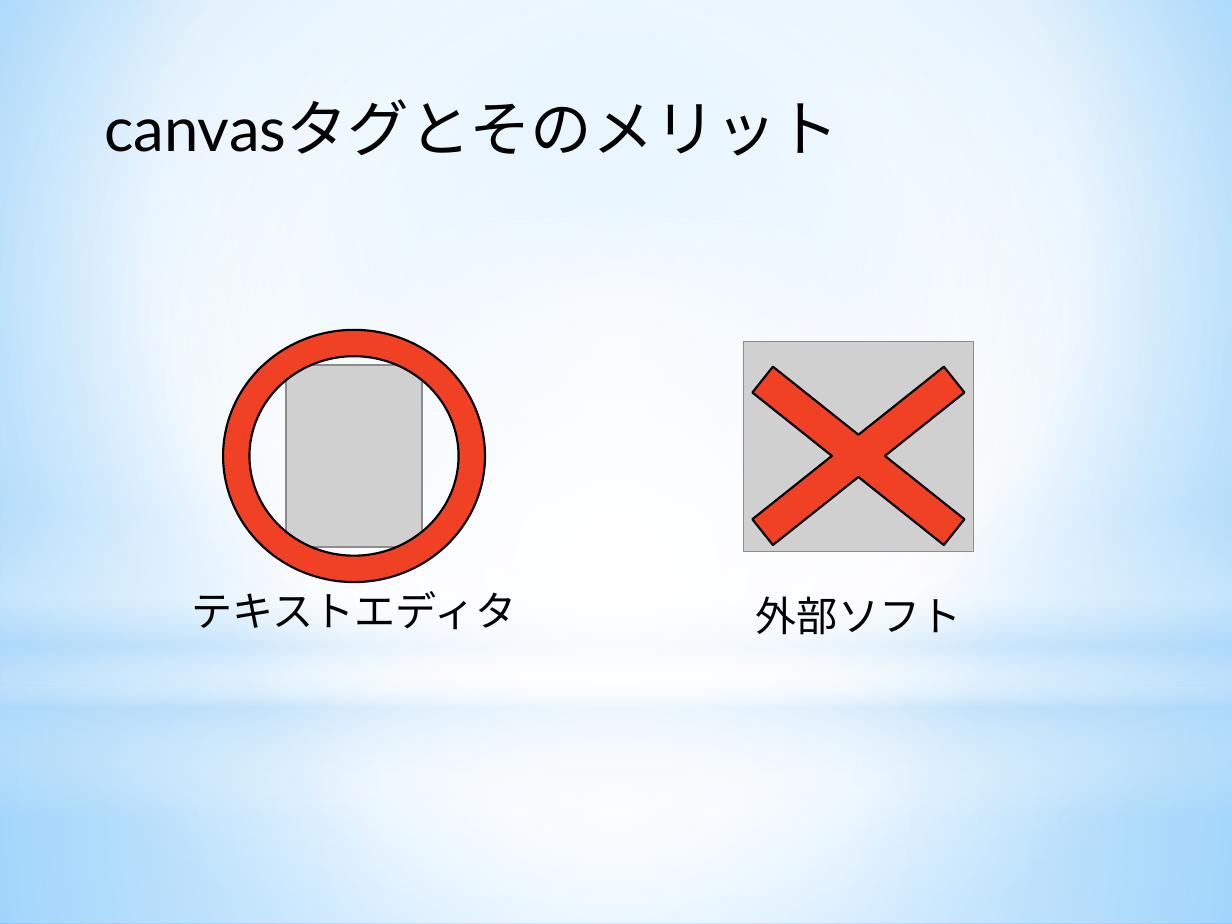
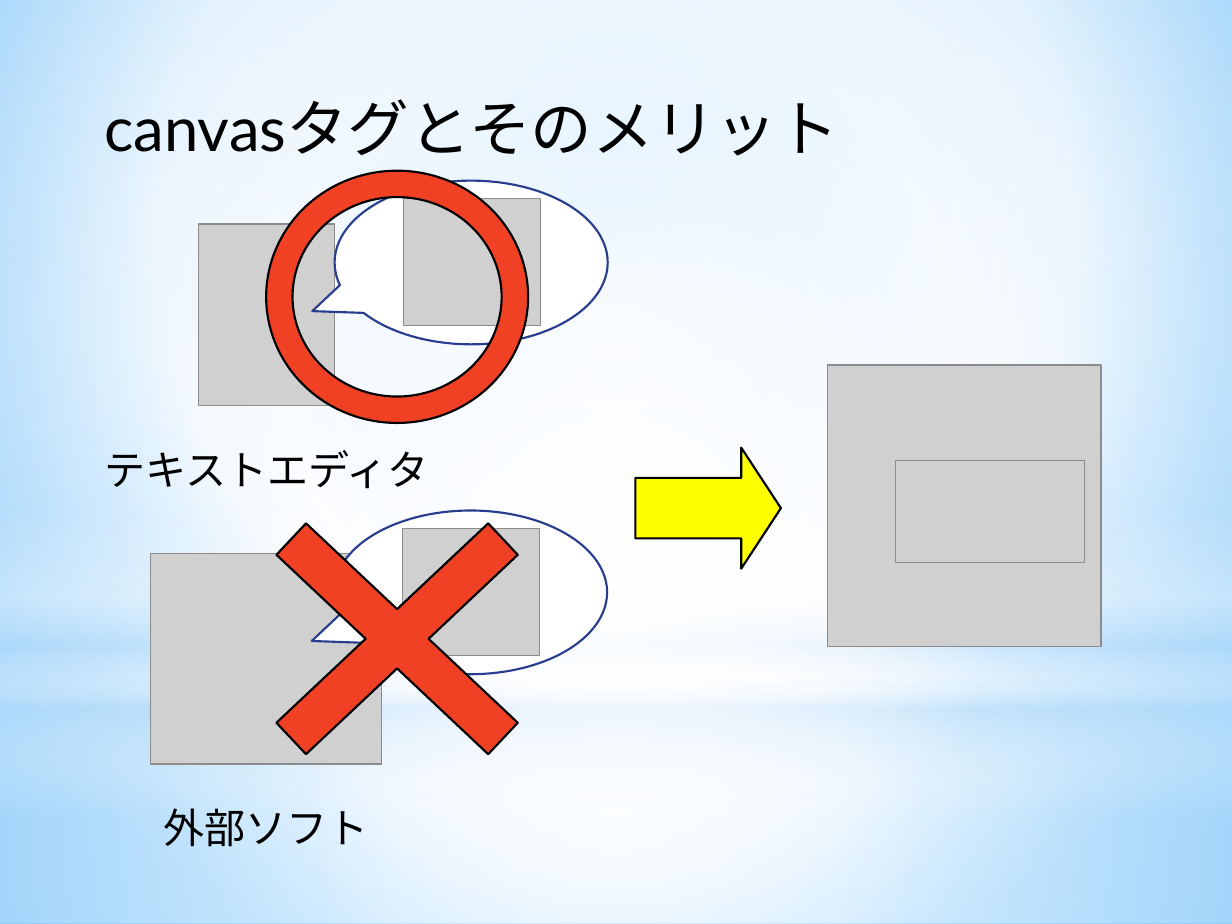
Before and after one commit to ooishitakamatutanaka/html5_final, a slide deck: slide 9 of 最終発表用.pptx (slide 5 before the commit). Drawn at 1232x924 pixels with LibreOffice and Linux fonts; fonts in the diff are those of the drawing; grey boxes stand for pictures. Boxes give left, top, right and bottom in pixels: in the first picture for what was removed or moved away, otherwise in the second. Text is boxed around its words. In the diff, an @@ line names an element or a change of style, - is before the commit and + after.

```diff
--- a/最終発表用.pptx
+++ b/最終発表用.pptx
@@ donut: place and size @@
-donut at <box>223,330,485,583</box>
+donut at <box>266,171,529,424</box>
@@ speech bubble added at <box>335,181,609,345</box>, fill #FFFFFF, outline #2A3E8E 1.25 pt @@
@@ picture added at <box>403,198,540,325</box> @@
@@ picture: place and size @@
-picture at <box>286,365,423,547</box>
+picture at <box>198,224,335,407</box>
@@ picture added at <box>827,365,1100,647</box> @@
@@ text "テキストエディタ": place and size @@
-text "テキストエディタ" at <box>192,591,517,630</box>
+text "テキストエディタ" at <box>105,450,430,489</box>
@@ cross: place and size @@
-cross at <box>674,309,1042,602</box>
+cross at <box>193,447,601,830</box>
@@ right arrow added at <box>636,447,781,568</box>, fill #FFFF00, outline #000000 1.25 pt @@
@@ picture added at <box>896,461,1085,563</box> @@
@@ speech bubble added at <box>334,510,607,674</box>, fill #FFFFFF, outline #2A3E8E 1.25 pt @@
@@ picture added at <box>403,529,540,655</box> @@
@@ picture: place and size @@
-picture at <box>743,341,973,552</box>
+picture at <box>150,554,381,765</box>
@@ text "外部ソフト": place and size @@
-text "外部ソフト" at <box>756,596,961,635</box>
+text "外部ソフト" at <box>164,808,369,847</box>
```
Also in this commit, not shown: 2 other slides changed, 4 slides added.
